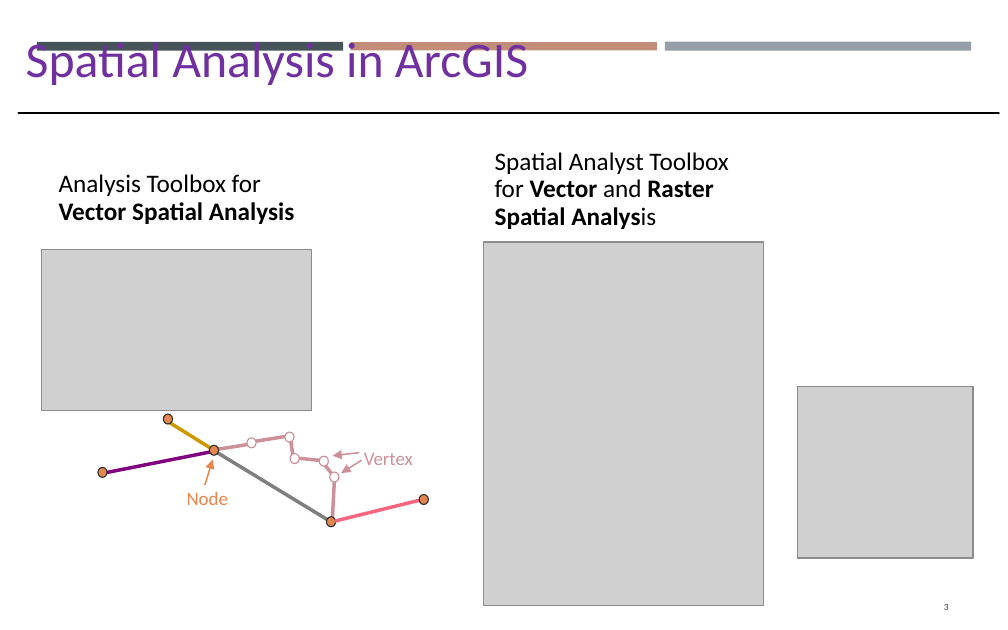
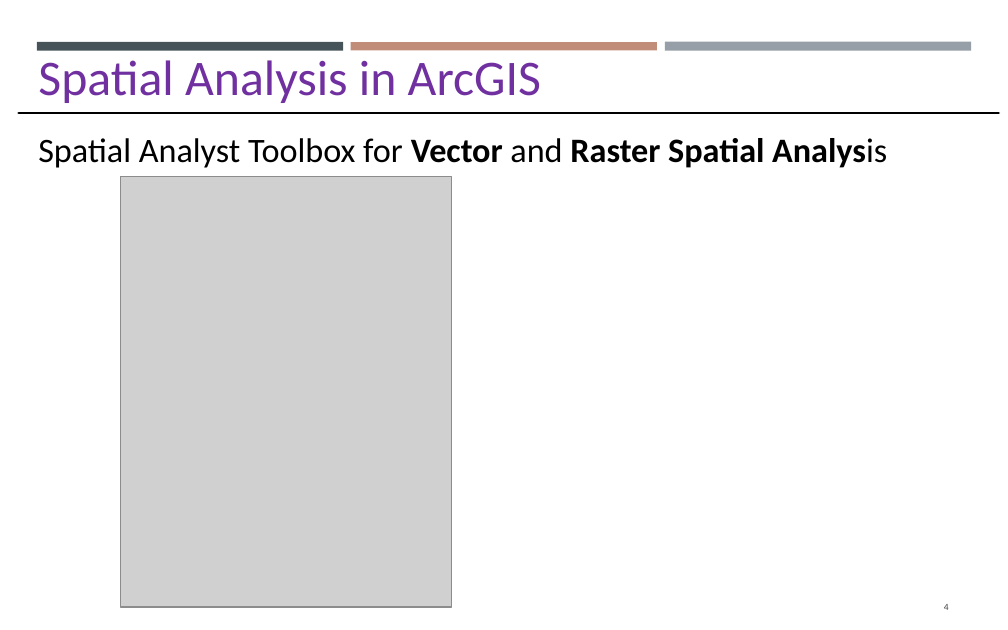
Before and after one commit to gisynw/GIS_I, a slide deck: slide 4 of docs/Lectures/Week12/Lecture11_GEOG2475_Vector.pptx (slide 3 before the commit). Drawn at 1008x630 pixels with LibreOffice and Linux fonts; fonts in the diff are those of the drawing; grey boxes stand for pictures. Boxes give left, top, right and bottom in pixels: in the first picture for what was removed or moved away, otherwise in the second. Text is boxed around its words. In the diff, an @@ line names an element or a change of style, - is before the commit and + after.

```diff
--- a/docs/Lectures/Week12/Lecture11_GEOG2475_Vector.pptx
+++ b/docs/Lectures/Week12/Lecture11_GEOG2475_Vector.pptx
@@ text "Spatial Analysis in ArcGIS": place and size @@
-text "Spatial Analysis in ArcGIS" at [26,42,528,85]
+text "Spatial Analysis in ArcGIS" at [38,60,541,103]
@@ text "Spatial Analyst Toolbox for Vector ...": place and size @@
-text "Spatial Analyst Toolbox for Vector ..." at [495,152,728,229]
+text "Spatial Analyst Toolbox for Vector ..." at [38,138,887,168]
@@ text "Spatial Analyst Toolbox for Vector ..." at [38,138,887,168]: size 16.2 to 22 pt @@
@@ text removed at [59,174,294,224] @@
-Analysis Toolbox for Vector Spatial Analysis
@@ picture: place and size @@
-picture at [484,242,764,606]
+picture at [120,176,451,607]
@@ picture removed at [41,250,311,411] @@
@@ picture removed at [797,386,973,558] @@
@@ group removed at [97,414,428,526]: 10 lines, 10 ellipses, 3 arrows, 2 texts @@
-Node
-Vertex
@@ page number at [944,604,949,610]: text changed @@
-3
+4
```
Also in this commit, not shown: 25 other slides changed, 13 slides added, 8 slides removed.
